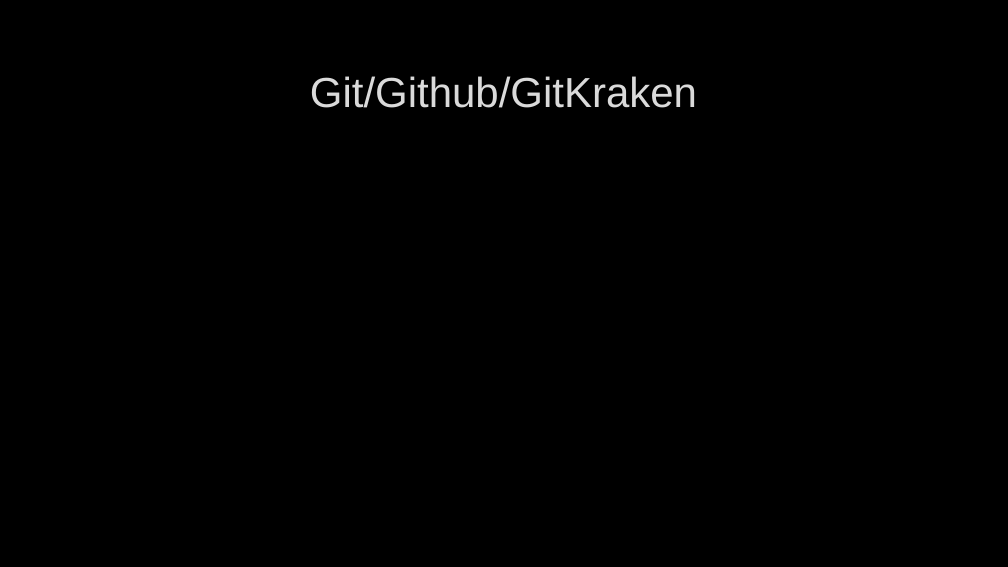
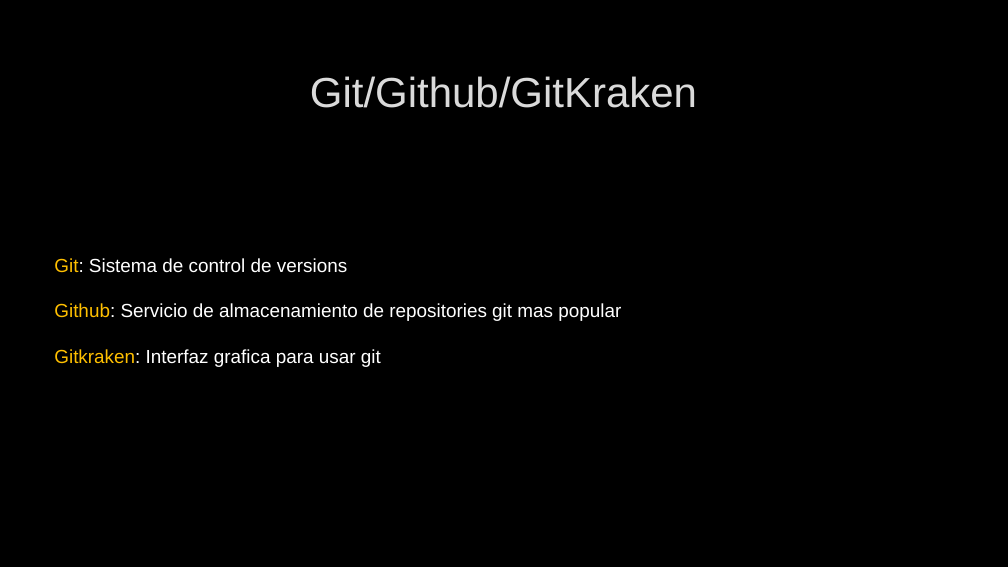
Before and after one commit to Shisah/GitGud2, a slide deck: slide 10 of Presentation/Git Gud 2.pptx (slide 15 before the commit). Drawn at 1008x567 pixels with LibreOffice and Linux fonts; fonts in the diff are those of the drawing; background and template pictures are left out. Boxes give left, top, right and bottom in pixels: in the first picture for what was removed or moved away, otherwise in the second. Text is boxed around its words. In the diff, an @@ line names an element or a change of style, - is before the commit and + after.

```diff
--- a/Presentation/Git Gud 2.pptx
+++ b/Presentation/Git Gud 2.pptx
@@ text added at (x1=54, y1=258, x2=621, y2=367), 18 pt, text #FFFFFF @@
+Git: Sistema de control de versions
+Github: Servicio de almacenamiento de repositories git mas popular
+Gitkraken: Interfaz grafica para usar git
```
Also in this commit, not shown: 2 other slides changed, 4 slides added.
